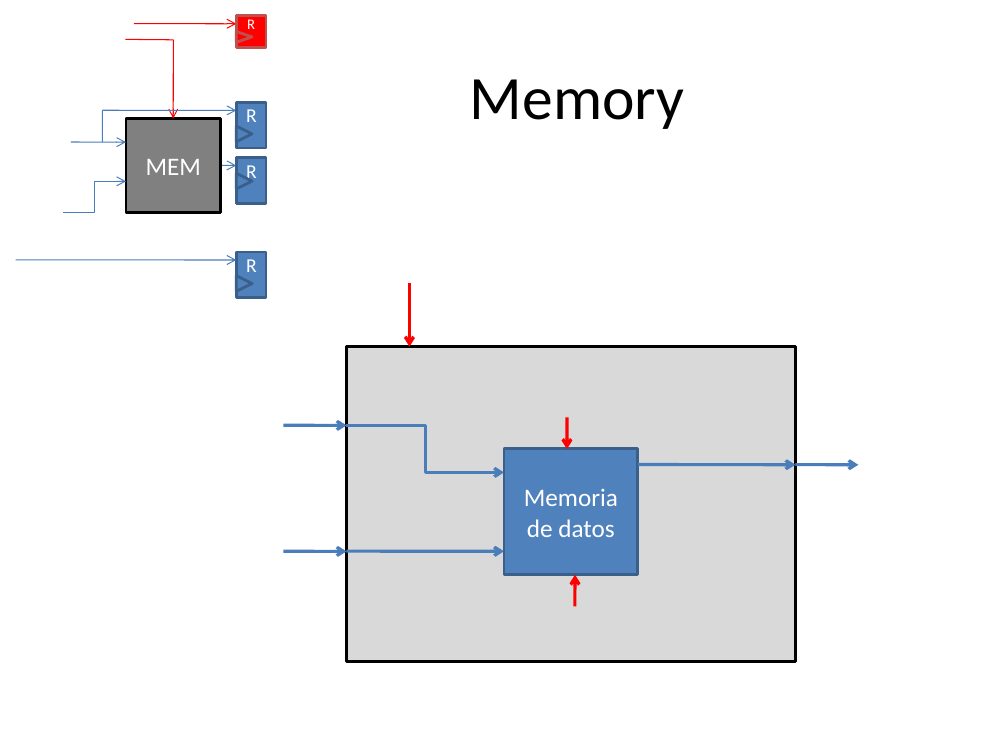
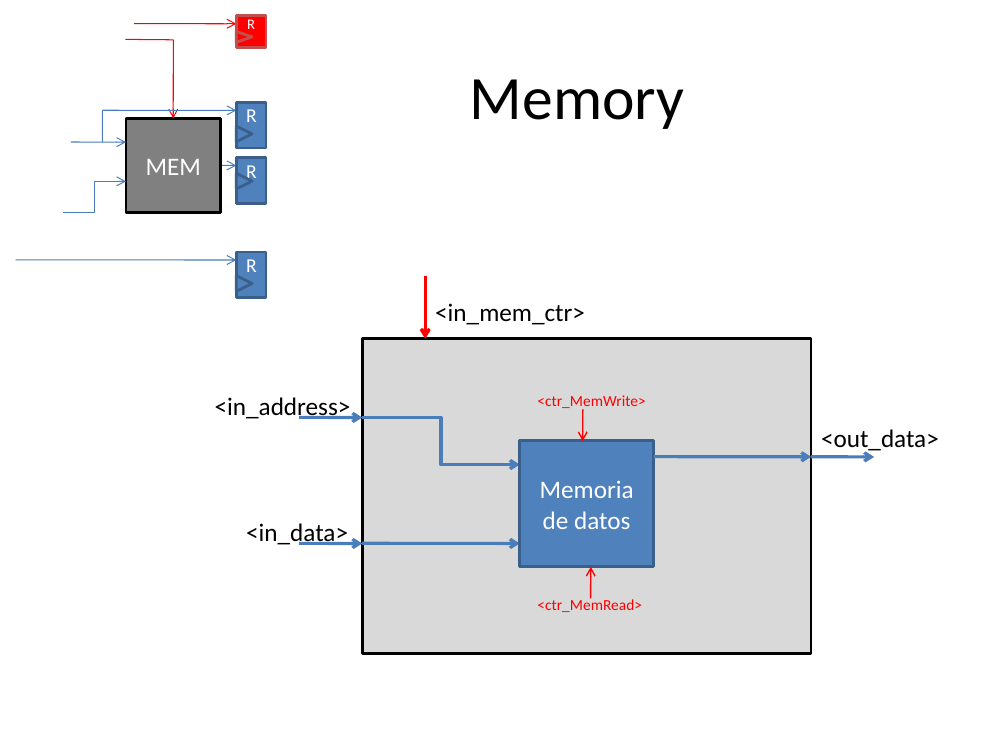
Before and after one commit to Agamb01/TFG, a slide deck: slide 5 of PDFs/Representación Procesador.pptx. Drawn at 1008x756 pixels with LibreOffice and Linux fonts; fonts in the diff are those of the drawing. Boxes give left, top, right and bottom in pixels: in the first picture for what was removed or moved away, otherwise in the second. Text is boxed around its words. In the diff, an @@ line names an element or a change of style, - is before the commit and + after.

```diff
--- a/PDFs/Representación Procesador.pptx
+++ b/PDFs/Representación Procesador.pptx
@@ text added at [435,303,585,325], 18 pt, text #000000 @@
+<in_mem_ctr>
@@ text added at [215,397,351,419], 18 pt, text #000000 @@
+<in_address>
@@ text added at [537,395,645,411], 11 pt, text #FF0000 @@
+<ctr_MemWrite>
@@ 8 arrows, 2 rectangles, 1 elbow arrow: place and size @@
-8 arrows, 2 rectangles, 1 elbow arrow at [283,283,859,662]
+8 arrows, 2 rectangles, 1 elbow arrow at [299,275,874,654]
@@ arrow (583, 409) - (583, 442): stroke #FF0000 2.25 pt to #FF0000 1 pt @@
@@ text added at [821,429,939,453], 18 pt, text #000000 @@
+<out_data>
@@ text added at [246,523,348,545], 18 pt, text #000000 @@
+<in_data>
@@ arrow (591, 599) - (591, 566): stroke #FF0000 2.25 pt to #FF0000 1 pt @@
@@ text added at [537,597,642,612], 11 pt, text #FF0000 @@
+<ctr_MemRead>
```
Also in this commit, not shown: 5 other slides changed.
